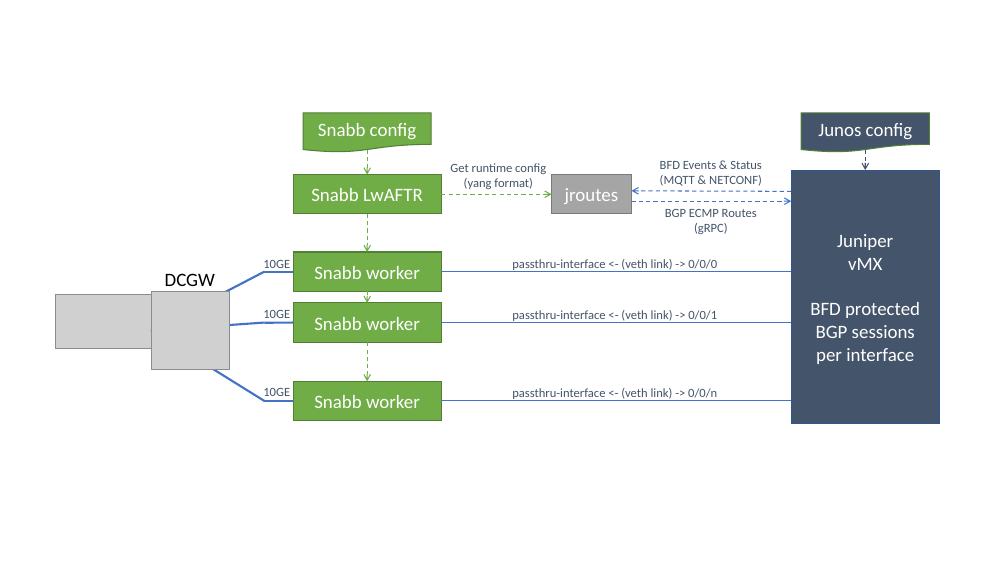
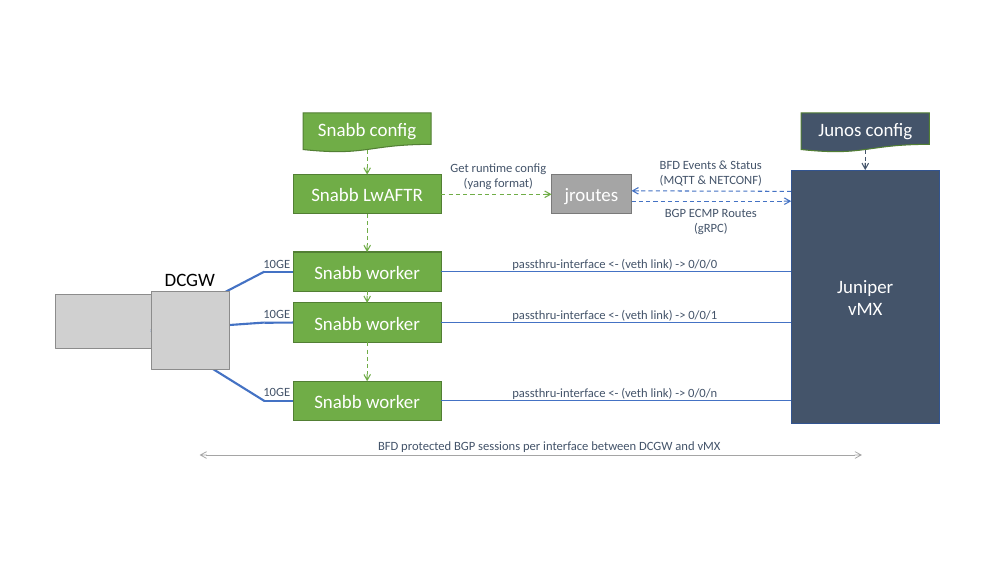
Before and after one commit to mwiget/vmx-docker-lwaftr, a slide deck: slide 1 of docs/vmx-docker-lwaftr.pptx. Drawn at 1008x567 pixels with LibreOffice and Linux fonts; fonts in the diff are those of the drawing; grey boxes stand for pictures. Boxes give left, top, right and bottom in pixels: in the first picture for what was removed or moved away, otherwise in the second. Text is boxed around its words. In the diff, an @@ line names an element or a change of style, - is before the commit and + after.

```diff
--- a/docs/vmx-docker-lwaftr.pptx
+++ b/docs/vmx-docker-lwaftr.pptx
@@ text in rectangle at (810,302,920,364): paragraphs removed @@
-BFD protected
-BGP sessions
-per interface
@@ text added at (378,441,721,452), 12 pt, text #44546A @@
+BFD protected BGP sessions per interface between DCGW and vMX
@@ double arrow added from (200, 455) to (862, 455), #A5A5A5 0.75 pt @@
```
Also in this commit, not shown: 2 other files.
